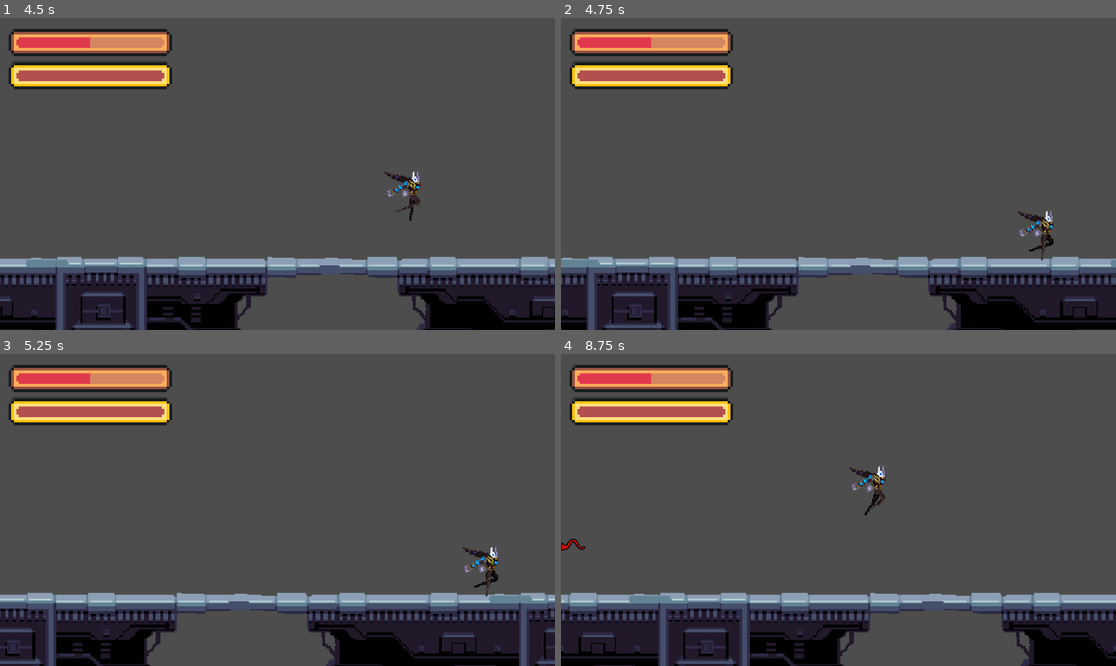
Above: before the commit, frames 1-4 (two rows, left to right).
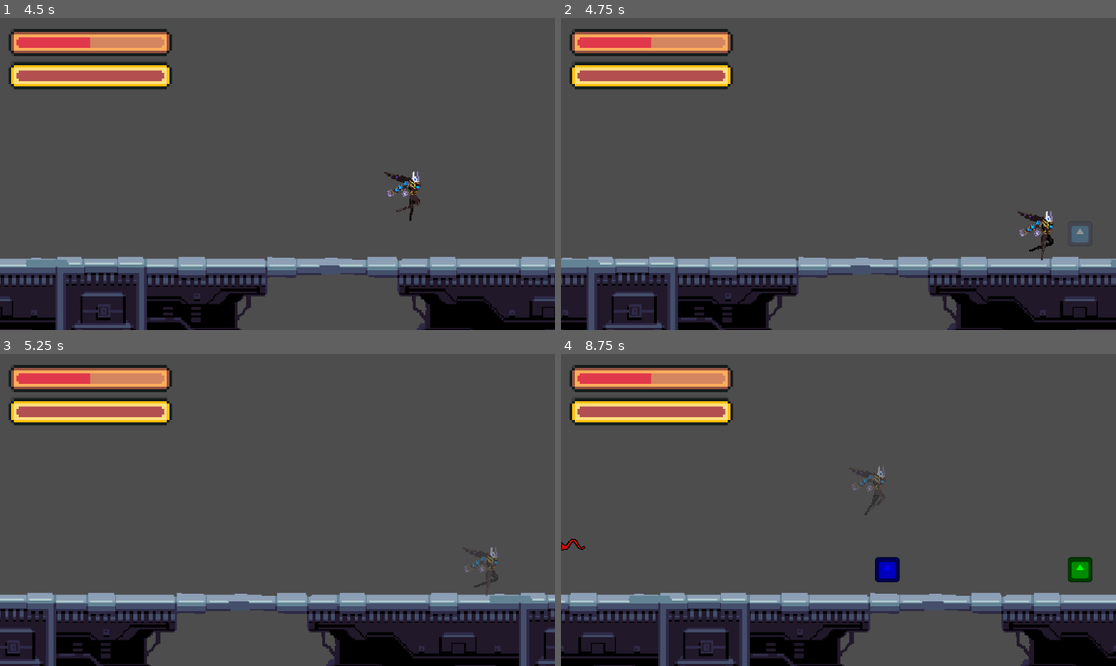
Above: after the commit, the same moments.

Repository: Mir-Shabab-Hasnat/galactic-energy-rush
Game: Godot game, scene res://scenes/main_menu.tscn
Same seed, same stepped clock (60 frames per second), same inputs: the game is played once before the commit and once after it. The engine's default icon, where the game draws it, is replaced by a stand-in: a white triangle on a blue panel in a dark square.
Inputs:
- Up to frame 1 (4.5 s): click "Start Running!" at 0.5 s; tap Enter (ui_accept) at 1.25, 1.52, 2.27, 3.77 s; hold Right (ui_right) 1.28-2.78 s; hold Left (ui_left) 2.78-3.53 s; hold Right (ui_right) from 3.53 s (still down)
- Up to frame 2 (4.75 s): keep holding Right (ui_right); tap Enter (ui_accept) at 4.52 s
- Up to frame 3 (5.25 s): release Right (ui_right) at 5.03 s; hold Left (ui_left) from 5.03 s (still down)
- Up to frame 4 (8.75 s): tap Enter (ui_accept) at 5.27, 6.77, 7.52, 8.27 s; release Left (ui_left) at 5.78 s; hold Right (ui_right) 5.78-6.53 s; hold Left (ui_left) 6.53-8.03 s; hold Right (ui_right) from 8.03 s (still down)

Frame 1 is identical in both runs. In frame 2, 0.2% of the frame differs, in the area x 91-95%, y 66-72%; in frame 3, 0.3%; in frame 4, 1.0%, in the area x 51-96%, y 35-74%.

Commit message:
applied energy to player, platform and evil eye

Diff:
--- a/scripts/evil_eye.gd
+++ b/scripts/evil_eye.gd
@@ -5,14 +5,21 @@
 @onready var animated_sprite = $AnimatedSprite2D
 
 @export var speed: float = 200;
+
+var game_instance
 # Called when the node enters the scene tree for the first time.
 func _ready() -> void:
-
-	pass # Replace with function body.
+	game_instance = get_node("/root/Game")
 
 
 # Called every frame. 'delta' is the elapsed time since the previous frame.
 func _process(delta: float) -> void:
+
+	update_energy()
 	if can_move:
 		animated_sprite.play("idle")
 		position.x -= (speed + energy) * delta
+
+func update_energy() -> void:
+
+	energy = game_instance.energy * 3
--- a/scripts/game.gd
+++ b/scripts/game.gd
@@ -15,11 +15,13 @@
 @onready var energyBar = $EnergyBar
 
 @export var energy: int = 0;
+var appliedEnergy
 @export var health = 50;
 
 
 # Called when the node enters the scene tree for the first time.
 func _ready() -> void:
+
 	healthbar.health = health
 	energyBar.energy = energy
 
@@ -35,11 +37,15 @@
 func _process(delta: float) -> void:
 	_tick_game(delta)
 
+
+
 func _tick_game(_delta: float) -> void:
 	handle_input()
 	energyBar.energy = energy
 	healthbar.health = health
-	#set_start_spawn(player.can_move)
+
+	apply_energy()
+
 
 func handle_input():
 	if Input.is_action_just_pressed("ui_accept") and player.is_on_floor():
@@ -48,17 +54,16 @@
 	if player.running or player.jump:
 		var direction := Input.get_axis("ui_left", "ui_right")
 		if direction:
-			player.velocity.x = direction * Speed
+			player.velocity.x = direction * (Speed + energy)
 		else:
-			player.velocity.x = move_toward(player.velocity.x, 0, Speed)
+			player.velocity.x = move_toward(player.velocity.x, 0, (Speed + energy))
 
 	player.move_and_slide()
 
-func set_start_spawn(can_move: bool) -> void:
-	if can_move:
-		ObstacleSpawner.set_spawn_state(can_move)
-	else:
-		ObstacleSpawner.set_spawn_state(false)
+func apply_energy():
+	appliedEnergy = energy * 2
+	platform.energy = appliedEnergy
+
 
 func _on_timer_timeout() -> void:
 	player.can_move = true
--- a/scripts/powerups/power_up.gd
+++ b/scripts/powerups/power_up.gd
@@ -35,7 +35,9 @@
 func apply_power_up(player):
 	if power_up_type == PowerUpType.ENERGY_PICKUP:
 		if game:
-			game.energy += 10  # Increment the energy value in the game node
+			if game.energy <= 100:
+				game.energy += 10  # Increment the energy value in the game node
+			print("Applied Energy increased by 10. Current energy: ", game.appliedEnergy)
 			print("Energy increased by 10. Current energy: ", game.energy)
 		else:
 			print("Error: game reference is not set")
--- a/scripts/powerups/powerup_manager.gd
+++ b/scripts/powerups/powerup_manager.gd
@@ -3,7 +3,7 @@
 # Preload the powerup scene
 var PowerUpScene = preload("res://scenes/powerup.tscn")
 
-@export var spawn_interval: float = 10.0
+@export var spawn_interval: float = 1
 
 # Preload the effect scenes
 var InvincibilityEffectScript = preload("res://scripts/powerups/Invincibility.gd")
Not shown: 1 places in scenes/game.tscn that only renumber resources
